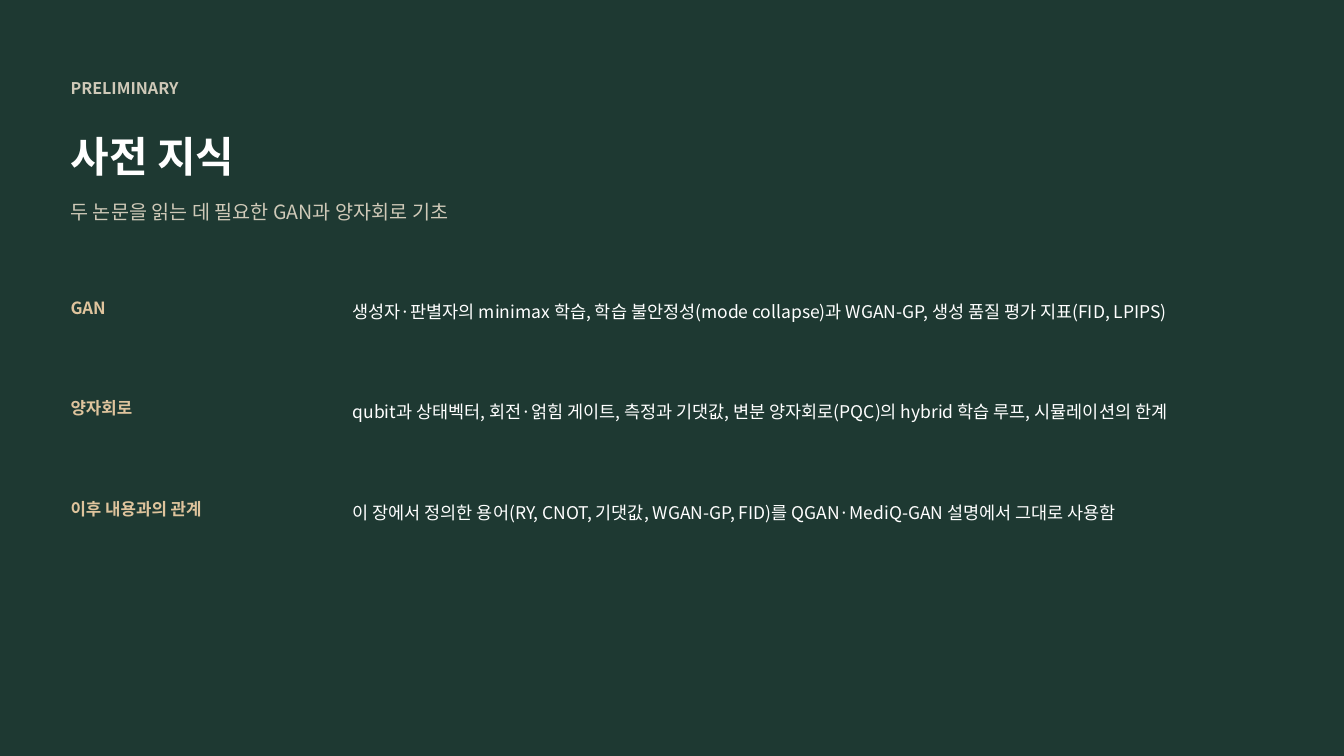
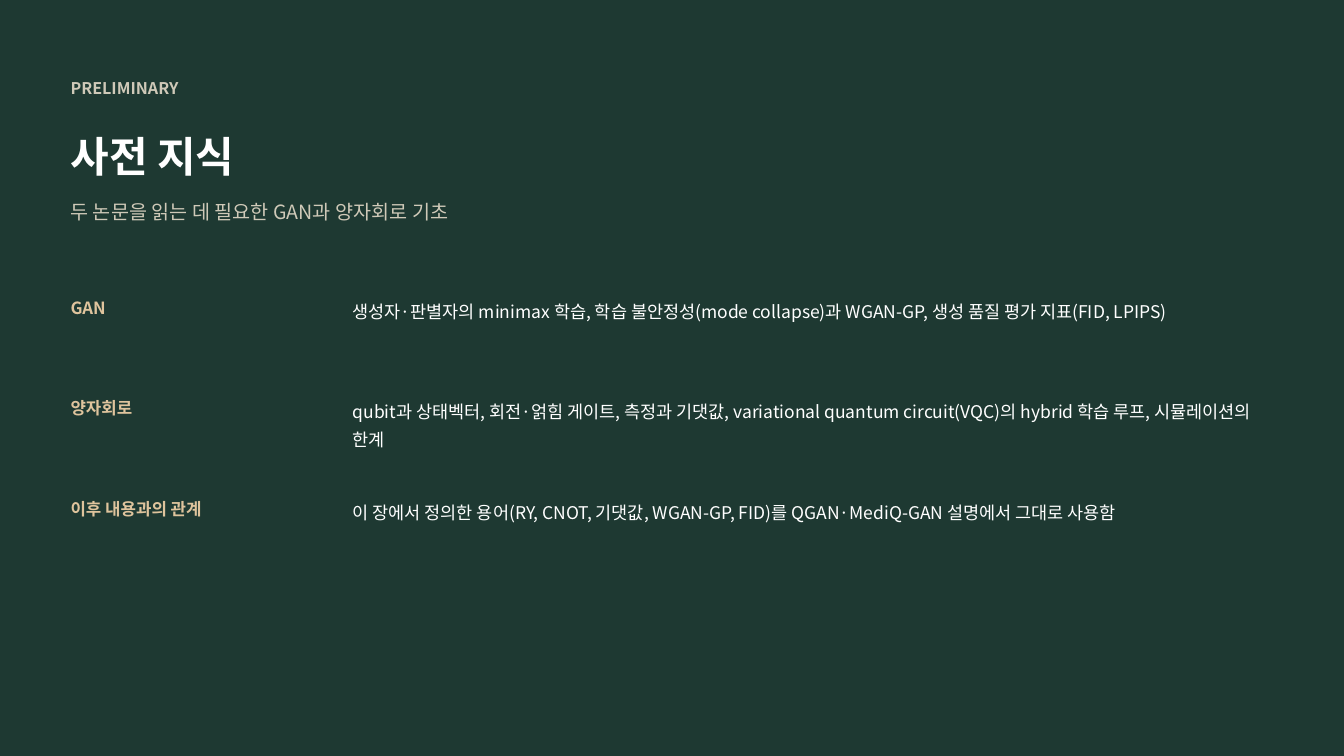
Before and after one commit to hyunhp/skin_disease_qml, a slide deck: slide 6 of practice/day1_slides/day1_theory_slides.pptx. Drawn at 1344x756 pixels with LibreOffice and Linux fonts; fonts in the diff are those of the drawing. Boxes give left, top, right and bottom in pixels: in the first picture for what was removed or moved away, otherwise in the second. Text is boxed around its words. In the diff, an @@ line names an element or a change of style, - is before the commit and + after.

```diff
--- a/practice/day1_slides/day1_theory_slides.pptx
+++ b/practice/day1_slides/day1_theory_slides.pptx
@@ text at <box>353,403,1251,448</box>: text changed @@
-qubit과 상태벡터, 회전·얽힘 게이트, 측정과 기댓값, 변분 양자회로(PQC)의 hybrid 학습 루프, 시뮬레이션의 한계
+qubit과 상태벡터, 회전·얽힘 게이트, 측정과 기댓값, variational quantum circuit(VQC)의 hybrid 학습 루프, 시뮬레이션의 한계
```
Also in this commit, not shown: 10 other slides changed, 14 slides added, 34 other files.
